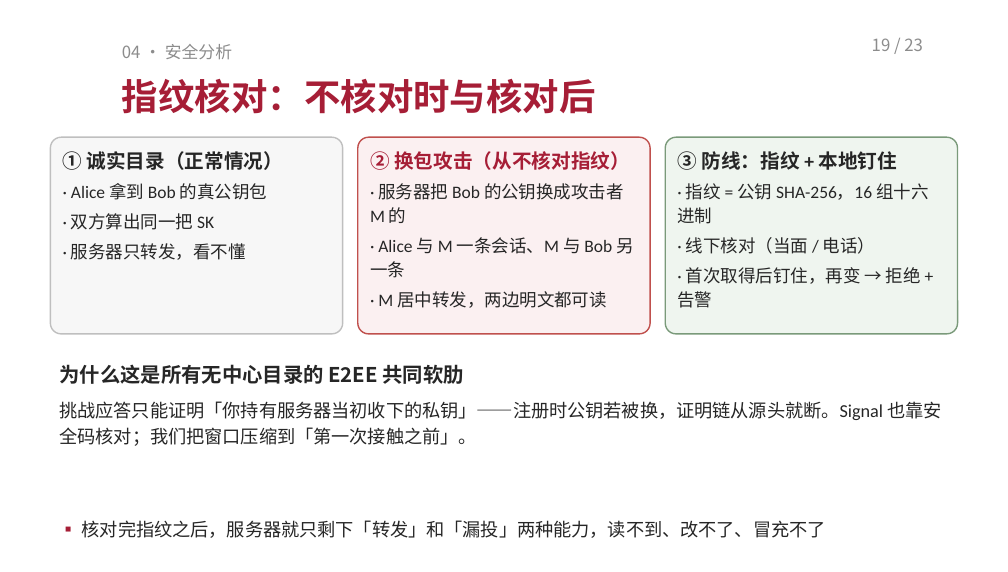
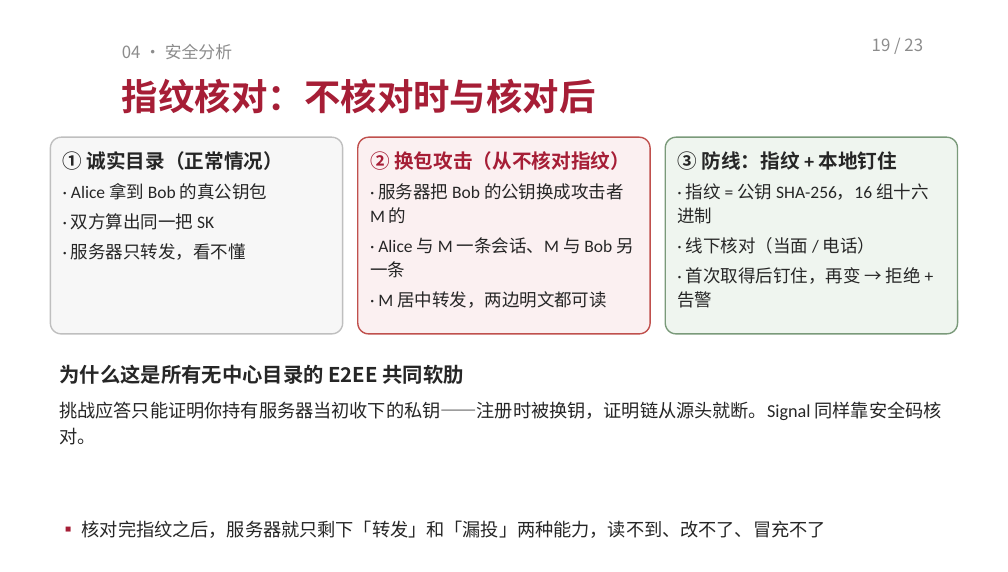
Before and after one commit to TomHaoZi/ECNUchat, a slide deck: slide 19 of 中期汇报/ECNUchat-中期汇报.pptx. Drawn at 1008x572 pixels with LibreOffice and Linux fonts; fonts in the diff are those of the drawing. Boxes give left, top, right and bottom in pixels: in the first picture for what was removed or moved away, otherwise in the second. Text is boxed around its words. In the diff, an @@ line names an element or a change of style, - is before the commit and + after.

```diff
--- a/中期汇报/ECNUchat-中期汇报.pptx
+++ b/中期汇报/ECNUchat-中期汇报.pptx
@@ text at [59, 401, 942, 445]: text changed @@
-挑战应答只能证明「你持有服务器当初收下的私钥」——注册时公钥若被换，证明链从源头就断。Signal 也靠安全码核对；我们把窗口压缩到「第一次接触之前」。
+挑战应答只能证明你持有服务器当初收下的私钥——注册时被换钥，证明链从源头就断。Signal 同样靠安全码核对。
```
Also in this commit, not shown: 12 other slides changed, 2 other files.
